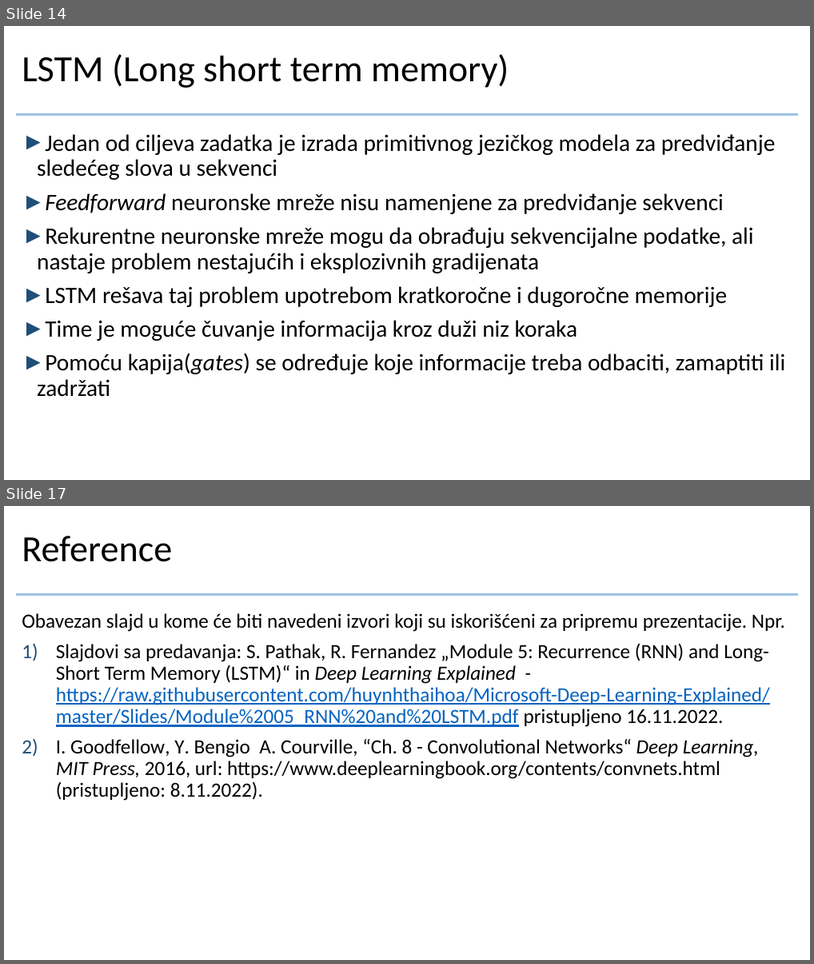
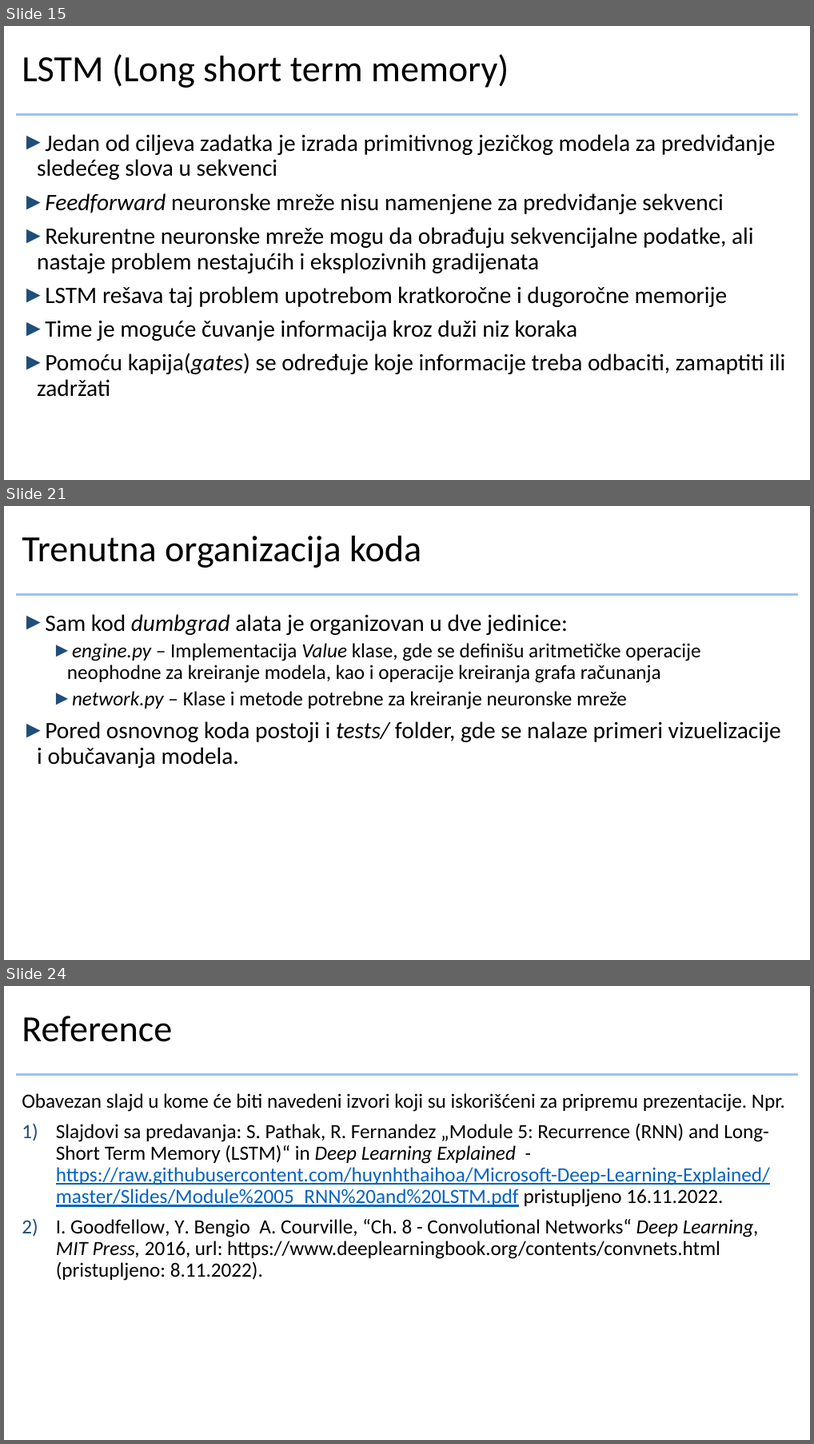
Before and after one commit to crnicavic/dumbgrad, a slide deck: doc/prezentacija.pptx. Shown one above the other, each under a label of ours: slides 14 and 17 before the commit, slides 15, 21 and 24 after it; the slides between them are not shown. The pictures are 814x964 and 814x1444 pixels, drawn with LibreOffice and Linux fonts; fonts in the diff are those of the drawing; background and template pictures are left out. Boxes give left, top, right and bottom in pixels: in the first picture for what was removed or moved away, otherwise in the second. Text is boxed around its words. In the diff, an @@ line names an element or a change of style, - is before the commit and + after.

```diff
--- a/doc/prezentacija.pptx
+++ b/doc/prezentacija.pptx
@@ slide 21 added at bbox=[4, 506, 810, 960], background #FFFFFF; not listed: 1 template element that a slide beside it also shows @@
@@ title added at bbox=[22, 536, 422, 568], 44 pt, text #000000 @@
+Trenutna organizacija koda
@@ text added at bbox=[37, 614, 782, 768], 24 pt, text #000000 @@
+► Sam kod dumbgrad alata je organizovan u dve jedinice:
+  ► engine.py – Implementacija Value klase, gde se definišu aritmetičke operacije neophodne za kreiranje modela, kao i operacije kreiranja grafa računanja
+  ► network.py – Klase i metode potrebne za kreiranje neuronske mreže
+► Pored osnovnog koda postoji i tests/ folder, gde se nalaze primeri vizuelizacije i obučavanja modela.
@@ what was slide 14 is now slide 15 @@
@@ what was slide 17 is now slide 24 @@
```
Also in this commit, not shown: 3 slides changed, 8 other slides added, 2 slides removed.
